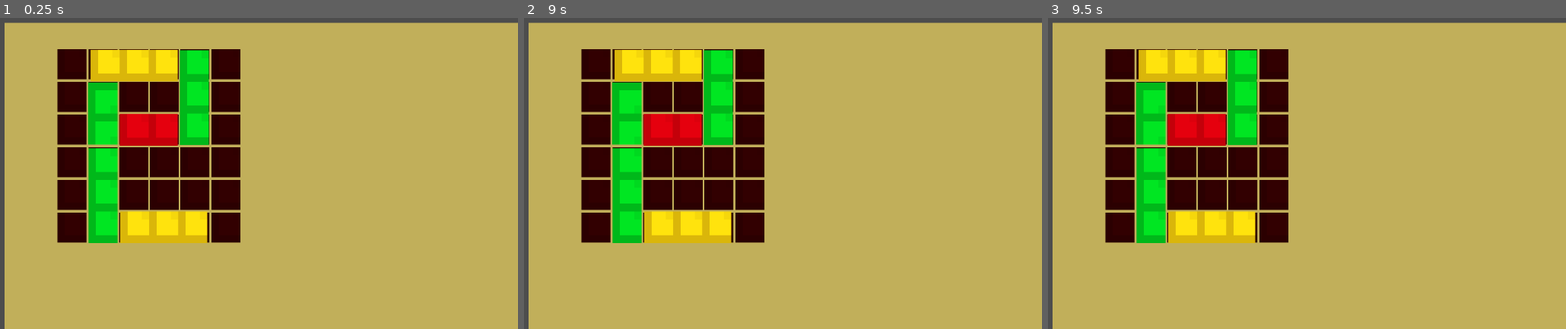
Above: before the commit, frames 1-3 (left to right).
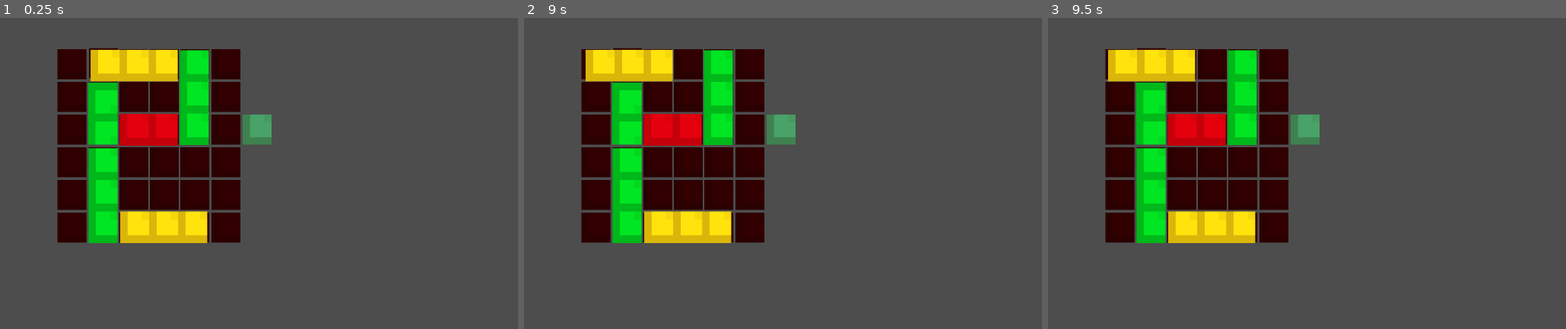
Above: after the commit, the same moments.

Repository: anindyaagnes79-dot/Trapped-in-A-Box
Game: Godot game, scene res://leveltes.tscn
Same seed, same stepped clock (60 frames per second), same inputs: the game is played once before the commit and once after it. This scene is started directly instead of the project's main scene.
Inputs (mouse positions are in pixels of both pictures, inside the frame that each line leads up to):
- Up to frame 1 (0.25 s): no input
- Up to frame 2 (9 s): tap Enter at 0.5, 2, 3.5 s; move the mouse to (612, 58) at 0.52 s; hold Right (ui_right) 0.53-1.28 s; click (612, 58) at 0.67 s; tap Space at 1.25, 2.75, 4.25 s; move the mouse to (612, 89) at 1.27 s; hold Down (ui_down) 1.28-2.03 s; click (612, 89) at 1.42 s; move the mouse to (612, 123) at 2.02 s; hold Right (ui_right) 2.03-2.78 s; click (612, 123) at 2.17 s; move the mouse to (612, 154) at 2.77 s; hold Up (ui_up) 2.78-3.53 s; click (612, 154) at 2.92 s; move the mouse to (612, 189) at 3.52 s; hold Left (ui_left) 3.53-5.03 s; click (612, 189) at 3.67 s; move the mouse to (612, 220) at 4.27 s; click (612, 220) at 4.42 s; move the mouse to (643, 58) at 5.02 s; hold Down (ui_down) 5.03-5.78 s; click (643, 58) at 5.17 s; move the mouse to (643, 89) at 5.77 s; hold Right (ui_right) 5.78-6.53 s; click (643, 89) at 5.92 s; move the mouse to (643, 123) at 6.52 s; hold Up (ui_up) 6.53-7.28 s; click (643, 123) at 6.67 s; move the mouse to (643, 154) at 7.27 s; hold Right (ui_right) 7.28-8.03 s; click (643, 154) at 7.42 s; move the mouse to (643, 189) at 8.02 s; hold Down (ui_down) 8.03-8.78 s; click (643, 189) at 8.17 s; move the mouse to (643, 220) at 8.77 s; hold Left (ui_left) from 8.78 s (still down); click (643, 220) at 8.92 s
- Up to frame 3 (9.5 s): keep holding Left (ui_left)

The runs differ from the first frame. In frame 1, 78% of the frame differs, in the area x 0-100%, y 1-100%; in frame 2, 79%; in frame 3, 79%.

Commit message:
leveltes

Diff:
--- a/Trapped In A Box/src/main/leveltes.tscn
+++ b/Trapped In A Box/src/main/leveltes.tscn
@@ -35,22 +35,6 @@
 
 [node name="Leveltes" type="Node2D"]
 
-[node name="Control" type="Control" parent="."]
-layout_mode = 3
-anchors_preset = 0
-offset_left = 179.41214
-offset_top = 326.03787
-offset_right = 219.41214
-offset_bottom = 366.03787
-
-[node name="ColorRect" type="ColorRect" parent="Control"]
-layout_mode = 0
-offset_left = -0.4121399
-offset_top = -259.03787
-offset_right = 1153.5879
-offset_bottom = 392.96213
-color = Color(0.7553583, 0.68557405, 0.35237345, 1)
-
 [node name="StaticBody2D" type="StaticBody2D" parent="."]
 position = Vector2(268, 101)
 
@@ -173,7 +157,7 @@
 texture = ExtResource("2_gexi1")
 
 [node name="black7" type="CharacterBody2D" parent="grid"]
-position = Vector2(396, 133)
+position = Vector2(397, 131)
 scale = Vector2(1, 1.0369166)
 slide_on_ceiling = false
 safe_margin = 1.0
@@ -647,6 +631,22 @@
 
 [node name="Untitled15820260106220544" type="Sprite2D" parent="grid/black36"]
 modulate = Color(0.22, 0.0704, 0.0704, 1)
+texture_filter = 1
+position = Vector2(-3, 40)
+scale = Vector2(13.75, 13.9375)
+texture = ExtResource("2_gexi1")
+
+[node name="black37" type="CharacterBody2D" parent="grid"]
+position = Vector2(688, 257)
+scale = Vector2(1, 1.0369166)
+slide_on_ceiling = false
+safe_margin = 1.0
+script = ExtResource("1_gexi1")
+step = 32
+object_color = Color(0.938547, 0.7513044, 0.42891955, 1)
+
+[node name="Untitled15820260106220544" type="Sprite2D" parent="grid/black37"]
+modulate = Color(0.30588236, 0.84313726, 0.9490196, 1)
 texture_filter = 1
 position = Vector2(-3, 40)
 scale = Vector2(13.75, 13.9375)
